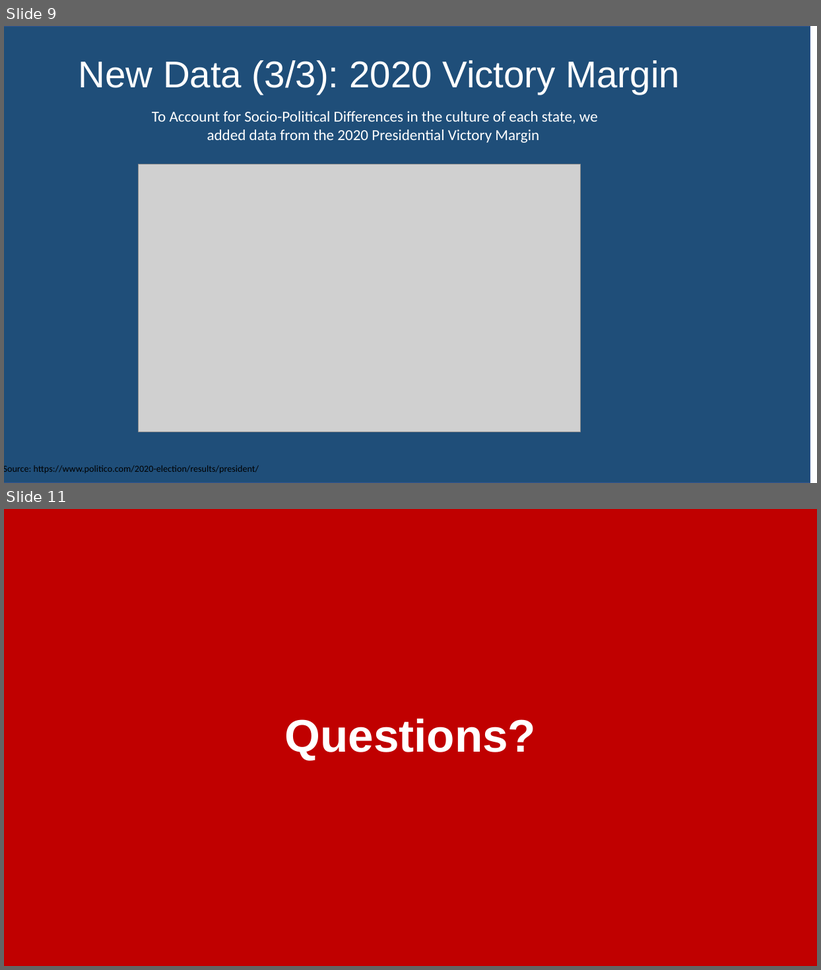
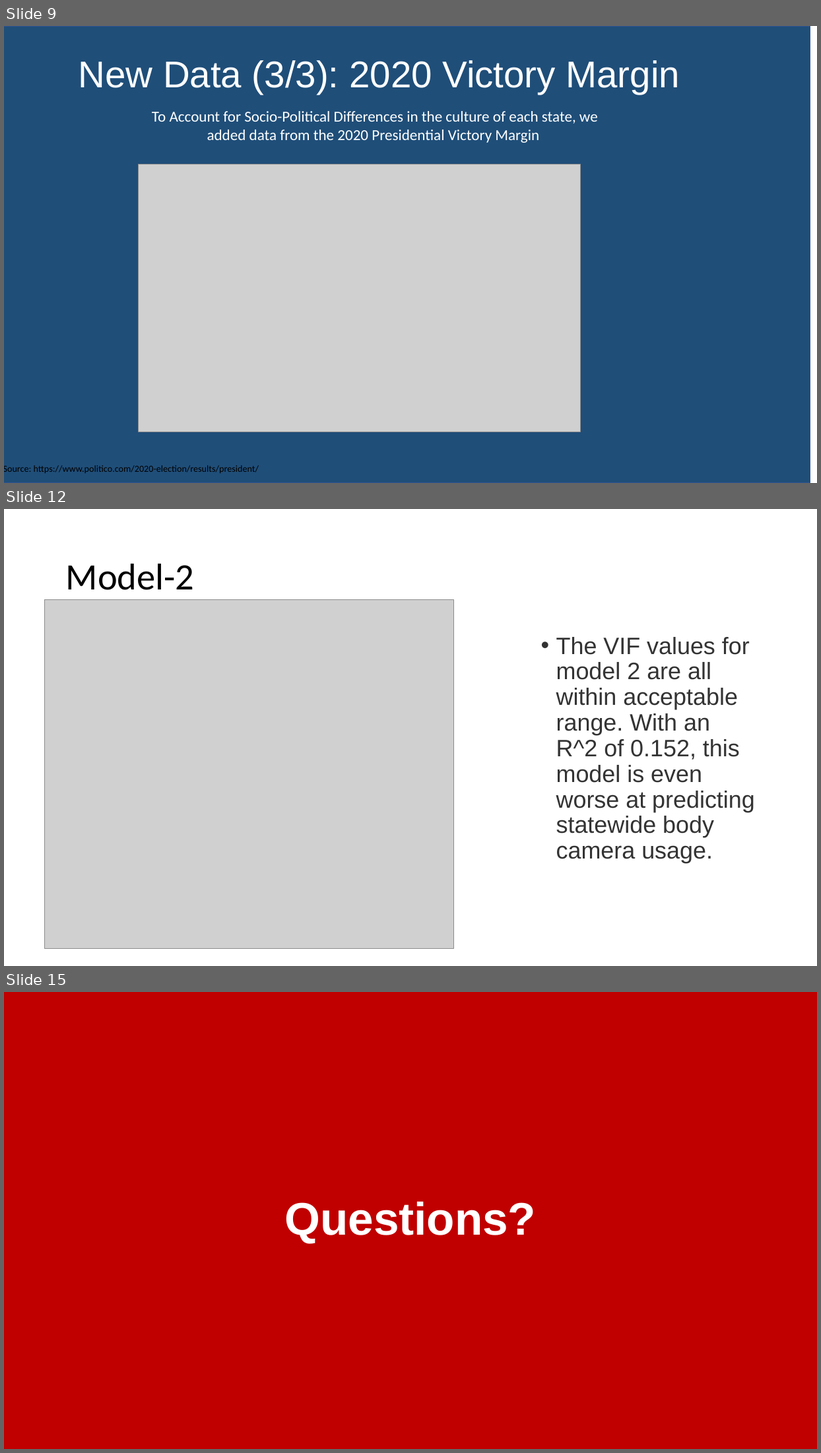
Before and after one commit to awinkhater/Dats6101_Team3, a slide deck: FINAL_PROJECT/Final Project PPT DATS 6101.pptx. Shown one above the other, each under a label of ours: slides 9 and 11 before the commit, slides 9, 12 and 15 after it; the slides between them are not shown. The pictures are 821x970 and 821x1453 pixels, drawn with LibreOffice and Linux fonts; fonts in the diff are those of the drawing; grey boxes stand for pictures. Boxes give left, top, right and bottom in pixels: in the first picture for what was removed or moved away, otherwise in the second. Text is boxed around its words. In the diff, an @@ line names an element or a change of style, - is before the commit and + after.

Commit message:
included modeling slides

```diff
--- a/FINAL_PROJECT/Final Project PPT DATS 6101.pptx
+++ b/FINAL_PROJECT/Final Project PPT DATS 6101.pptx
@@ slide 12 added at box(4, 509, 817, 966), background #FFFFFF @@
@@ title added at box(66, 563, 194, 590), 44 pt, text #000000 @@
+Model-2
@@ picture added at box(45, 599, 453, 949) @@
@@ text added at box(556, 637, 755, 863), 28 pt, text #333333 @@
+• The VIF values for model 2 are all within acceptable range. With an R^2 of 0.152, this model is even worse at predicting statewide body camera usage.
@@ what was slide 11 is now slide 15 @@
```
Also in this commit, not shown: 4 other slides added, 1 slide removed.
